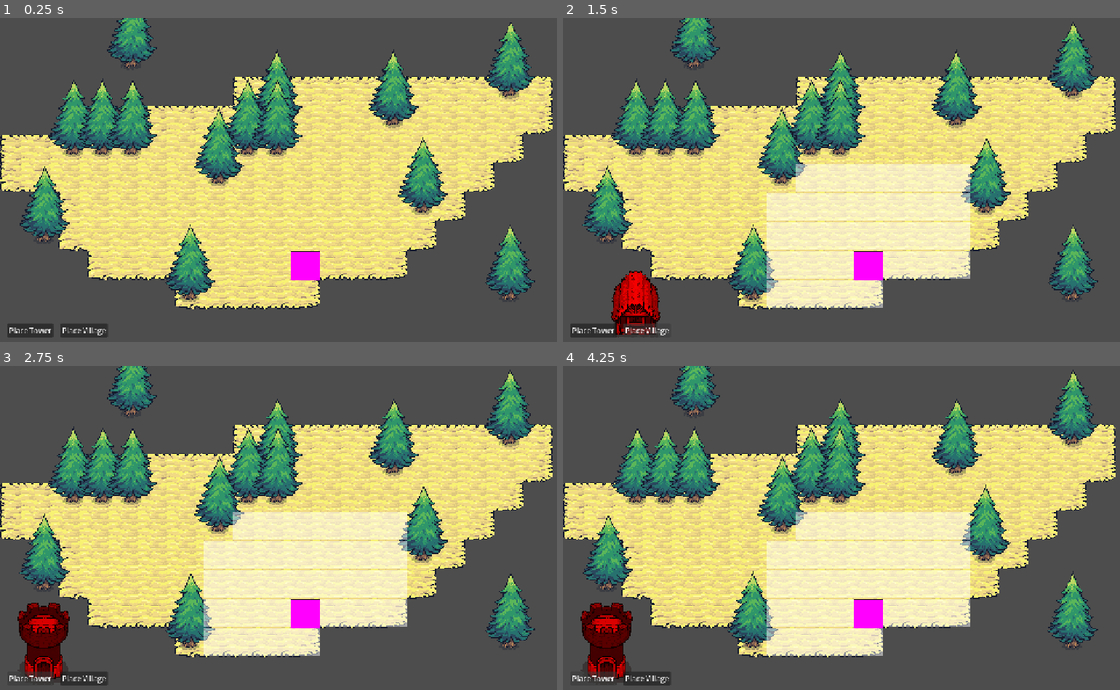
Above: before the commit, frames 1-4 (two rows, left to right).
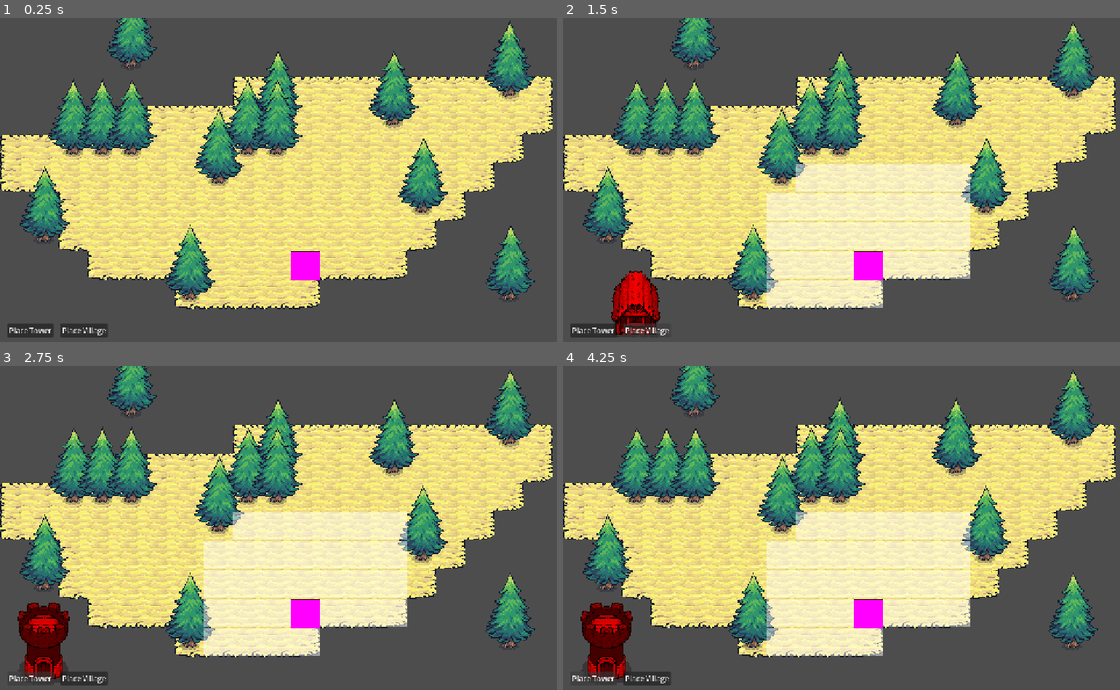
Above: after the commit, the same moments.

Repository: fkemeh18/grid-demo
Game: Godot game, scene res://Scenes/main.tscn
Same seed, same stepped clock (60 frames per second), same inputs: the game is played once before the commit and once after it.
Inputs:
- Up to frame 1 (0.25 s): no input
- Up to frame 2 (1.5 s): click "Place Tower" at 0.5 s; click "Place Village" at 1.25 s
- Up to frame 3 (2.75 s): click "Place Tower" at 2 s
- Up to frame 4 (4.25 s): click "Place Village" at 2.75 s; click "Place Tower" at 3.5 s

The runs differ from the first frame. In frame 1, 2.4% of the frame differs, in the area x 5-96%, y 0-87%; in frame 2, 2.2%; in frame 3, 2.8%; in frame 4, 3.0%, in the area x 3-97%, y 9-87%.

Commit message:
Destruction Update
With the building states foundation laid, the functionality for destroying buildings and refunding resources has been added to the game. By right-clicking at the base, the player can get the resources used to build the deconstructed dwelling back, with the collected resources being returned.

Diff:
--- a/Scripts/Components/building_component.gd
+++ b/Scripts/Components/building_component.gd
@@ -19,3 +19,7 @@
 
 func _get_grid_pos(cursor: CursorTML) -> Vector2i:
 	return cursor._process_global_pos(self.global_position)
+
+func _self_destruct() -> void:
+	GameEvents.emit_on_building_destroyed(self)
+	owner.queue_free()
--- a/Scripts/Management/building_manager.gd
+++ b/Scripts/Management/building_manager.gd
@@ -87,7 +87,18 @@
 		_grid_manager._cursor_tml._ghost_cursor.queue_free()
 
 func _destroy_building() -> void:
-	pass
+	var buildings = (get_tree().get_nodes_in_group(
+					GameEvents.BUILDING_COMPONENT) as Array[BuildingComponent])
+	var target_building = buildings.filter(func(building):
+		return (building._get_grid_pos(_grid_manager._cursor_tml)
+		== _grid_manager._temp_grid_pos)).front()
+
+	if target_building == null: return
+
+	_used_resource_count -= target_building.building_resource.resource_cost
+
+	target_building._self_destruct()
+	print(_available_resource_count.call())
 
 func _on_resource_tiles_updated(count: int):
 	_curr_resource_count = count
--- a/Scripts/Management/game_events.gd
+++ b/Scripts/Management/game_events.gd
@@ -2,6 +2,11 @@
 extends Node
 
 enum State{Base, PlacingBuilding}
+
+signal building_placed(bc: BuildingComponent)
+signal building_destroyed(bc: BuildingComponent)
+
+const BUILDING_COMPONENT: StringName = "BuildingComponent"
 
 static var _instance: GameEvents:
 	get:
@@ -9,7 +14,6 @@
 	set(value):
 		_instance = value
 
-signal building_placed(bc: BuildingComponent)
 
 func _notification(what):
 	if what == NOTIFICATION_SCENE_INSTANTIATED:
@@ -17,3 +21,6 @@
 
 static func emit_on_building_placed(bc: BuildingComponent) -> void:
 	_instance.emit_signal("building_placed", bc)
+
+static func emit_on_building_destroyed(bc: BuildingComponent) -> void:
+	_instance.emit_signal("building_destroyed", bc)
--- a/Scripts/Management/grid_manager.gd
+++ b/Scripts/Management/grid_manager.gd
@@ -11,6 +11,7 @@
 
 func _ready():
 	GameEvents._instance.building_placed.connect(_on_placed_building)
+	GameEvents._instance.building_destroyed.connect(_on_destroyed_building)
 	_all_tile_map_layers = _get_all_tile_map_layers(_base_terrain_tml)
 
 func _process(delta):
@@ -42,6 +43,9 @@
 	_highlight_tml._update_valid_buildable_tiles(bc, self)
 	_highlight_tml._update_collected_resource_tiles(bc, self)
 
+func _on_destroyed_building(bc: BuildingComponent) -> void:
+	_refresh_grid(bc)
+
 func _update_grid() -> void:
 	_highlight_tml._clear()
 	_update_highlight_tiles()
@@ -55,6 +59,25 @@
 func _update_resource_tiles(pos: Vector2i, radius: int) -> void:
 	_highlight_tml.highlight_resource_tiles(pos, radius, self)
 
+func _refresh_grid(excluded_bc: BuildingComponent) -> void:
+	_highlight_tml._built_tile_locations.clear()
+	_highlight_tml._valid_buildable_tiles.clear()
+	_highlight_tml._collected_resource_tiles.clear()
+
+	var buildings = (get_tree().get_nodes_in_group(
+					GameEvents.BUILDING_COMPONENT) as Array[BuildingComponent])
+	var test: Array[BuildingComponent]
+
+	print(buildings.is_same_typed(test))
+	buildings = buildings.filter(func(building): return building != excluded_bc)
+
+	for building in buildings:
+		_highlight_tml._update_valid_buildable_tiles(building, self)
+		_highlight_tml._update_collected_resource_tiles(building, self)
+
+	_highlight_tml._resource_tiles_updated.emit(
+					_highlight_tml._collected_resource_tiles.size())
+
 func _get_all_tile_map_layers(
 		base_layer: TileMapLayer) -> Dictionary[TileMapLayer, bool]:
 	var layer_list: Dictionary[TileMapLayer, bool]
--- a/Scripts/TileMapLayers/highlight_tile_map_l.gd
+++ b/Scripts/TileMapLayers/highlight_tile_map_l.gd
@@ -48,14 +48,15 @@
 
 func _update_valid_buildable_tiles(comp: BuildingComponent,
 									gm: GridManager) -> void:
+	_built_tile_locations[comp._get_grid_pos(gm._cursor_tml)] = true
 	var grid_tile_pos = comp._get_grid_pos(gm._cursor_tml)
 	var radius = comp.building_resource.buildable_radius
 	var valid_tiles = _get_valid_tiles_in_radius(grid_tile_pos, radius, gm)
-	var occupied_tiles = _get_occupied_tiles(comp, gm)
+	#var occupied_tiles = _get_occupied_tiles(comp, gm)
 
 	_valid_buildable_tiles.merge(valid_tiles)
 
-	for existing_bc in occupied_tiles:
+	for existing_bc in _built_tile_locations:
 		_valid_buildable_tiles.erase(existing_bc)
 
 func _update_collected_resource_tiles(comp: BuildingComponent,
@@ -78,10 +79,8 @@
 
 	for tile in _valid_buildable_tiles:
 		expanded_tiles.erase(tile)
-
 	for tile in _built_tile_locations:
 		expanded_tiles.erase(tile)
-
 	for tile_pos in expanded_tiles:
 		set_cell(tile_pos, 0, atlas_coords)
 
@@ -93,14 +92,13 @@
 	for tile_pos in resource_tiles:
 		set_cell(tile_pos, 0, atlas_coords)
 
-func _get_occupied_tiles(comp: BuildingComponent,
-							gm: GridManager) -> Dictionary[Vector2i, bool]:
-	var building_components: Array[BuildingComponent]
-
-	for node in get_tree().get_nodes_in_group(comp.bc_name):
-		building_components.append(node as BuildingComponent)
-
-	for tile in building_components:
-		_built_tile_locations[tile._get_grid_pos(gm._cursor_tml)] = true
-
-	return _built_tile_locations
+#func _get_occupied_tiles(comp: BuildingComponent,
+							#gm: GridManager) -> Dictionary[Vector2i, bool]:
+	#var building_components: Array[BuildingComponent]
+	#
+	#for node in get_tree().get_nodes_in_group(comp.bc_name):
+		#building_components.append(node as BuildingComponent)
+	#for tile in building_components:
+		#_built_tile_locations[tile._get_grid_pos(gm._cursor_tml)] = true
+	#
+	#return _built_tile_locations
